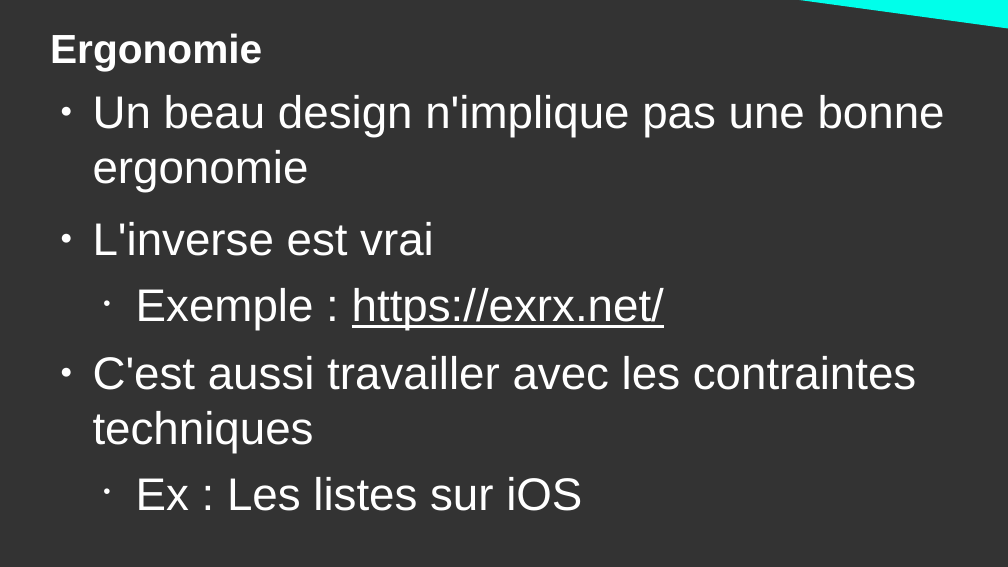
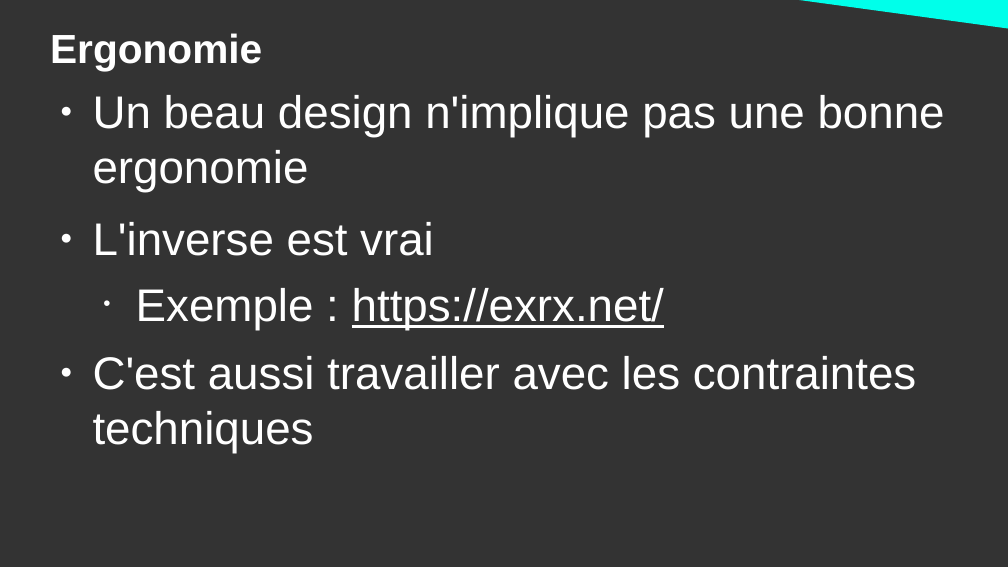
Before and after one commit to DanYellow/cours, a slide deck: slide 11 of ergonomie-et-accessibilite-s2/numero-1/presentation.odp. Drawn at 1008x567 pixels with LibreOffice and Linux fonts; fonts in the diff are those of the drawing. Boxes give left, top, right and bottom in pixels: in the first picture for what was removed or moved away, otherwise in the second. Text is boxed around its words. In the diff, an @@ line names an element or a change of style, - is before the commit and + after.

```diff
--- a/ergonomie-et-accessibilite-s2/numero-1/presentation.odp
+++ b/ergonomie-et-accessibilite-s2/numero-1/presentation.odp
@@ text at bbox=[136, 477, 582, 511]: paragraph removed @@
-  • Ex : Les listes sur iOS
```
Also in this commit, not shown: 3 other slides changed, 2 slides added, 1 slide removed, 10 other files.
